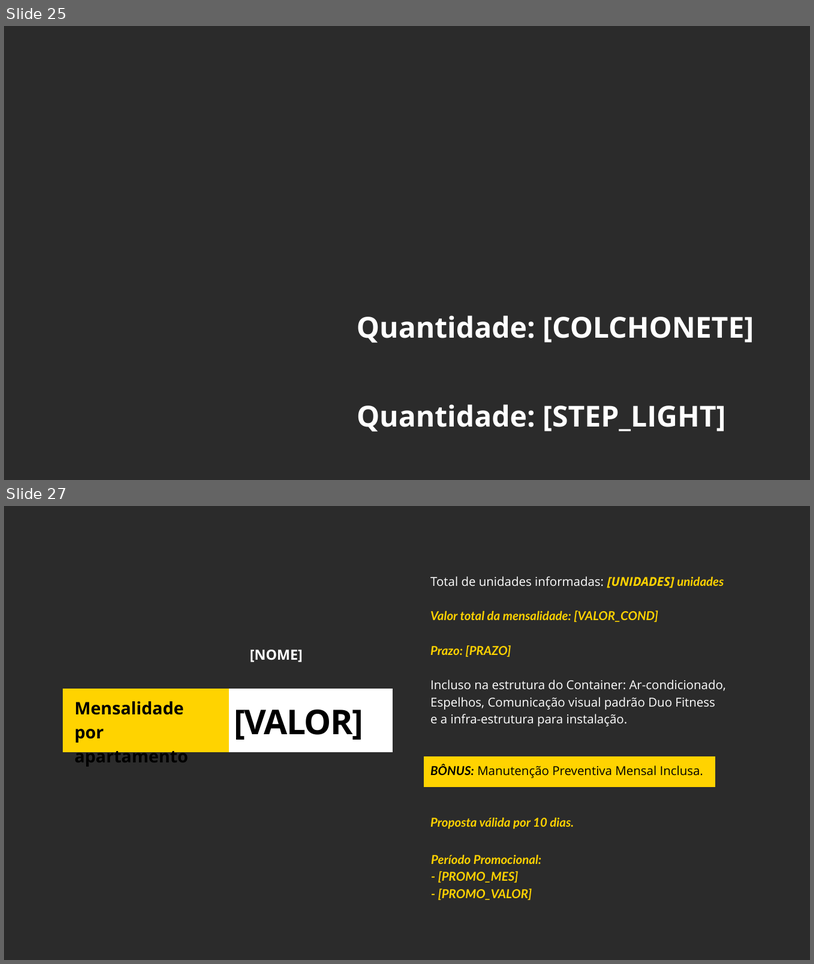
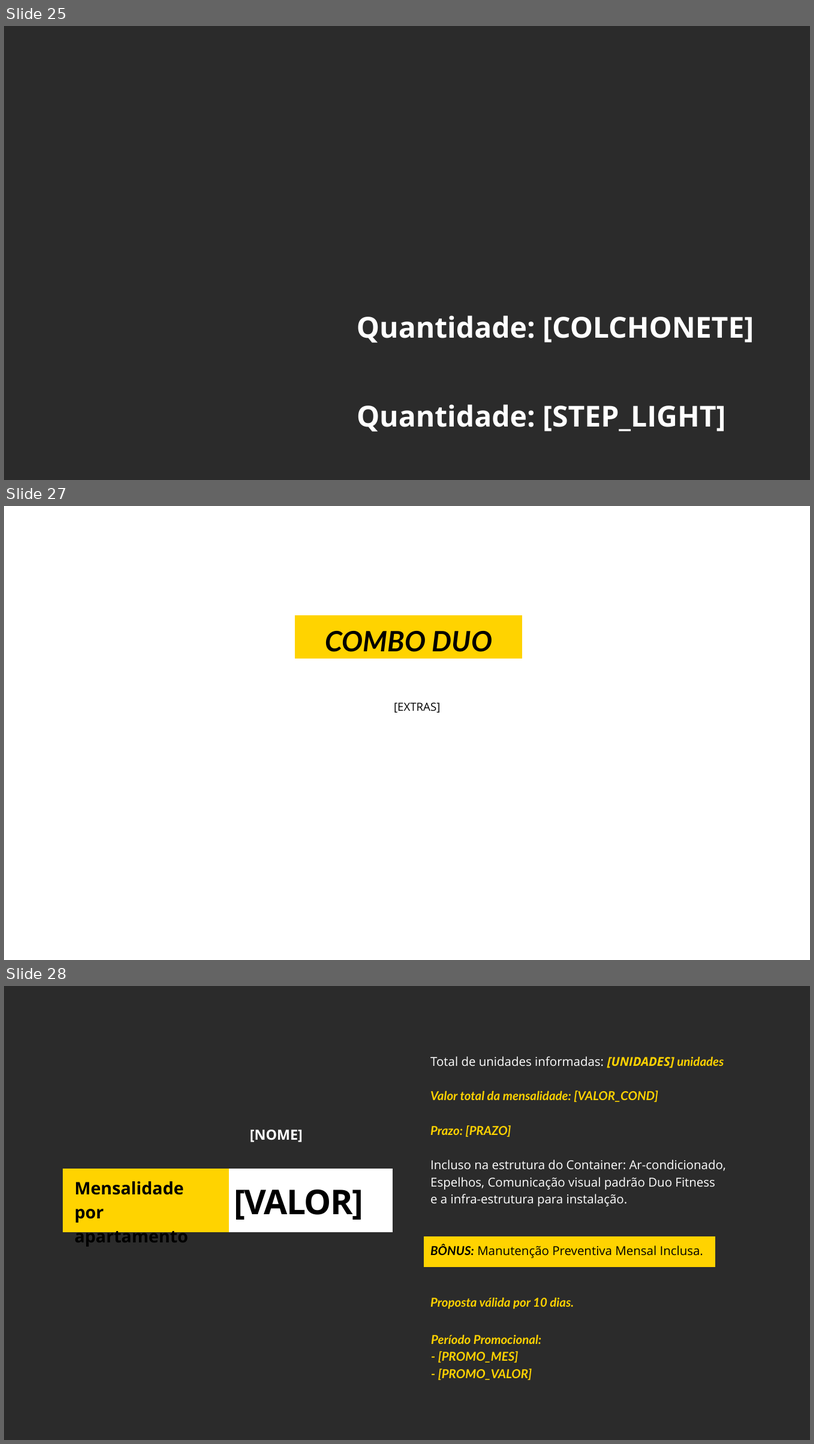
Before and after one commit to agencialumno/Site_duofitness, a slide deck: simulador_duofitness/templates/duo.pptx. Shown one above the other, each under a label of ours: slides 25 and 27 before the commit, slides 25, 27 and 28 after it; the slides between them are not shown. The pictures are 814x964 and 814x1444 pixels, drawn with LibreOffice and Linux fonts; fonts in the diff are those of the drawing; background and template pictures are left out; a plain dark background stands for a picture behind light text. Boxes give left, top, right and bottom in pixels: in the first picture for what was removed or moved away, otherwise in the second. Text is boxed around its words. In the diff, an @@ line names an element or a change of style, - is before the commit and + after.

Commit message:
Ajuste de inserção de equipamento extra

```diff
--- a/simulador_duofitness/templates/duo.pptx
+++ b/simulador_duofitness/templates/duo.pptx
@@ slide 27 added at bbox=[4, 506, 810, 960], background picture (left out) @@
@@ freeform shape added at bbox=[295, 615, 522, 658], fill #FFD300 @@
@@ text added at bbox=[325, 631, 492, 652], 50 pt, text #000000, bold, italic @@
+COMBO DUO
@@ text added at bbox=[394, 702, 440, 712], 20 pt, text #000000 @@
+[EXTRAS]
@@ what was slide 27 is now slide 28 @@
```
Also in this commit, not shown: 1 slide changed, 5 other files.
